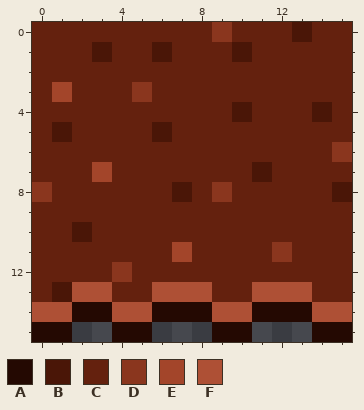
Pixel-art sprite -- tiles/dirt/dirt-15.png. Above: the version before the commit.
The file is 16x16 pixels.
Palette (. is transparent): A #240902  B #4a1607  C #64210e  D #8a361e  E #a3452a  F #ae5035
Pixels before, first column x 0:
 0 CCCCCCCCCDCCCBCC
 1 CCCBCCBCCCBCCCCC
 2 CCCCCCCCCCCCCCCC
 3 CECCCDCCCCCCCCCC
 4 CCCCCCCCCCBCCCBC
 5 CBCCCCBCCCCCCCCC
 6 CCCCCCCCCCCCCCCD
 7 CCCECCCCCCCBCCCC
 8 DCCCCCCBCDCCCCCB
 9 CCCCCCCCCCCCCCCC
10 CCBCCCCCCCCCCCCC
11 CCCCCCCECCCCDCCC
12 CCCCDCCCCCCCCCCC
13 CBFFCCFFFCCFFFCC
14 FFAAFFAAAFFAAAFF
15 AA..AA...AA...AA
And afterwards:
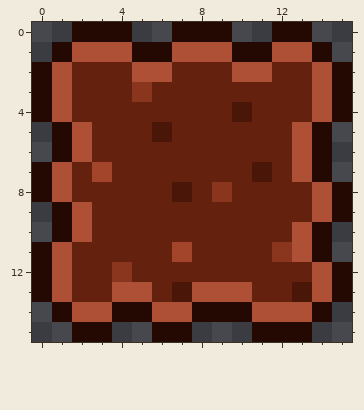
Changes in this commit:
y 0: x 0..15 CCCCCCCCCDCCCBCC -> ..AAA..AAA..AA..
y 1: x 0..15 CCCBCCBCCCBCCCCC -> .AFFFAAFFFAAFFA.
y 2: x 0..1 CC -> AF; x 5..6 CC -> FF; x 10..11 CC -> FF; x 14..15 CC -> FA
y 3: x 0..1 CE -> AF; x 14..15 CC -> FA
y 4: x 0..1 CC -> AF; x 14..15 BC -> FA
y 5: x 0..2 CBC -> .AF; x 13..15 CCC -> FA.
y 6: x 0..2 CCC -> .AF; x 13..15 CCD -> FA.
y 7: x 0..1 CC -> AF; x 13..15 CCC -> FA.
y 8: x 0..1 DC -> AF; x 14..15 CB -> FA
y 9: x 0..2 CCC -> .AF; x 14..15 CC -> FA
y 10: x 0..2 CCB -> .AF; x 13..15 CCC -> FA.
y 11: x 0..1 CC -> AF; x 13..15 CCC -> FA.
y 12: x 0..1 CC -> AF; x 14..15 CC -> FA
y 13: x 0..7 CBFFCCFF -> AFCCFFCB; x 9..15 CCFFFCC -> FFCCBFA
y 14: x 0..7 FFAAFFAA -> .AFFAAFF; x 9..15 FFAAAFF -> AAFFFA.
y 15: x 0..7 AA..AA.. -> ..AA..AA; x 9..15 AA...AA -> ..AAA..
Changed places in both pictures, as pixel boxes (x1, y1, x2, y2):
changed: (32, 22, 352, 342)
